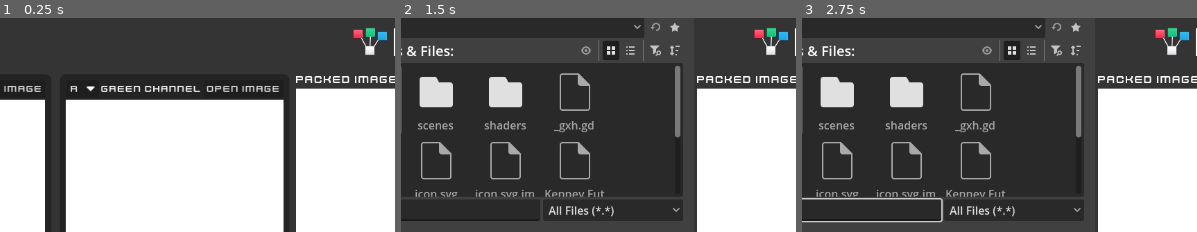
Above: before the commit, frames 1-3 (left to right).
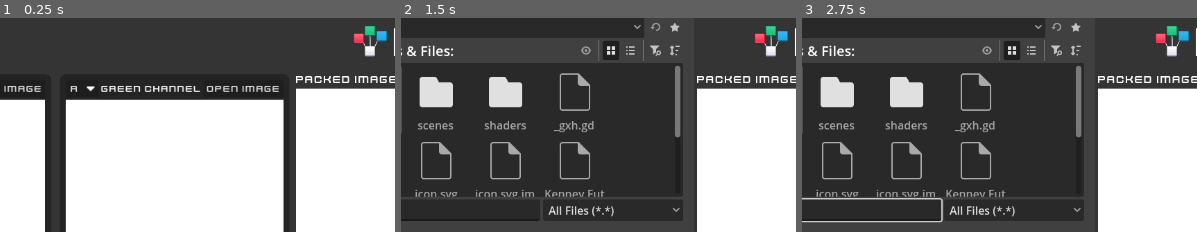
Above: after the commit, the same moments.

Repository: MetallicPotato/pickpacker
Game: Godot game, scene res://scenes/pick_packer.tscn
The game is run twice, just before and just after one commit, with the same random seed, the same clock (stepped at 60 frames per second) and the same inputs.
Inputs (mouse positions are % of the whole screen's width and height, from its top left):
- Up to frame 1 (0.25 s): no input
- Up to frame 2 (1.5 s): click "R" at 0.5 s; click "Open Image" at 1.25 s
- Up to frame 3 (2.75 s): click (28, 46) at 2.02 s; type "12" at 2.1 s
The pictures show only the part of the screen within x 22-72%, y 2-52%; the shares and areas given below are measured in that part.

The runs differ from the first frame. In frame 1, 0.4% of the frame differs, in the area x 89-98%, y 3-19%; in frame 2, 0.4%; in frame 3, 0.4%.

Commit message:
added logo and icons, updated splash
also updated version

Diff:
--- a/project.godot
+++ b/project.godot
@@ -11,10 +11,12 @@
 [application]
 
 config/name="PickPacker"
+config/version="1.1.0"
 run/main_scene="uid://bhhjitwjhhqa4"
 config/features=PackedStringArray("4.5", "GL Compatibility")
 boot_splash/image="uid://dgjac2foya4li"
-config/icon="res://icon.svg"
+config/icon="uid://cjgfobyesyul0"
+config/windows_native_icon="res://assets/PickPackerIcon.ico"
 
 [rendering]
 
--- a/scenes/pick_packer.tscn
+++ b/scenes/pick_packer.tscn
@@ -6,8 +6,8 @@
 [ext_resource type="Shader" uid="uid://lf8sacgtcegv" path="res://shaders/finalshader.gdshader" id="5_0hde6"]
 [ext_resource type="FontFile" uid="uid://bssainh1x0f23" path="res://assets/fonts/Kenney Bold.ttf" id="6_aited"]
 [ext_resource type="Texture2D" uid="uid://og0f4dr36n8p" path="res://assets/save.png" id="6_dn6oy"]
+[ext_resource type="Texture2D" uid="uid://cjgfobyesyul0" path="res://assets/PickPackerIcon.png" id="7_plfn3"]
 [ext_resource type="Texture2D" uid="uid://3qvalxwnyvd0" path="res://assets/return.png" id="8_3e263"]
-[ext_resource type="Texture2D" uid="uid://dk5x3na5v3dim" path="res://assets/PickPackerLogo.png" id="8_y1m62"]
 [ext_resource type="PackedScene" uid="uid://cmj6ikkeeuxel" path="res://scenes/size_error_message.tscn" id="10_0hde6"]
 
 [sub_resource type="ShaderMaterial" id="ShaderMaterial_8334s"]
@@ -137,7 +137,7 @@
 offset_right = 196.0
 offset_bottom = 249.0
 scale = Vector2(0.2, 0.2)
-texture = ExtResource("8_y1m62")
+texture = ExtResource("7_plfn3")
 
 [node name="ResetButton" type="Button" parent="."]
 layout_mode = 0
Binary file added: assets/PickPackerIcon.ico
Binary file added: assets/PickPackerIcon.png
Not shown, changed: assets/PickPackerIcon.png.import
Binary file removed: assets/PickPackerLogo.png
Binary file changed: assets/PickPackerSplash.png
Binary file added: assets/screenshots/PickPackerScreenshot_02.png
Not shown, added: assets/screenshots/PickPackerScreenshot_02.png.import
Not shown, changed: export_presets.cfg
